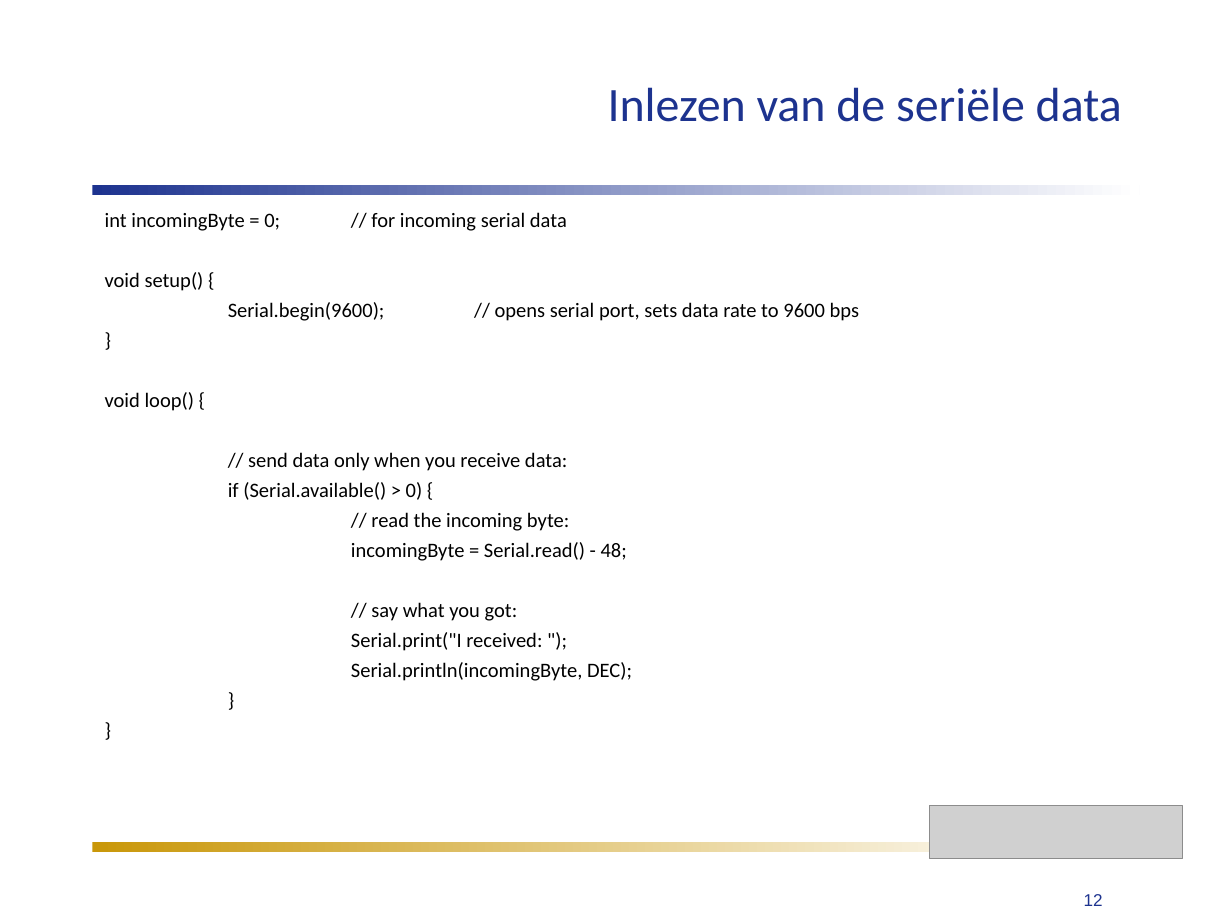
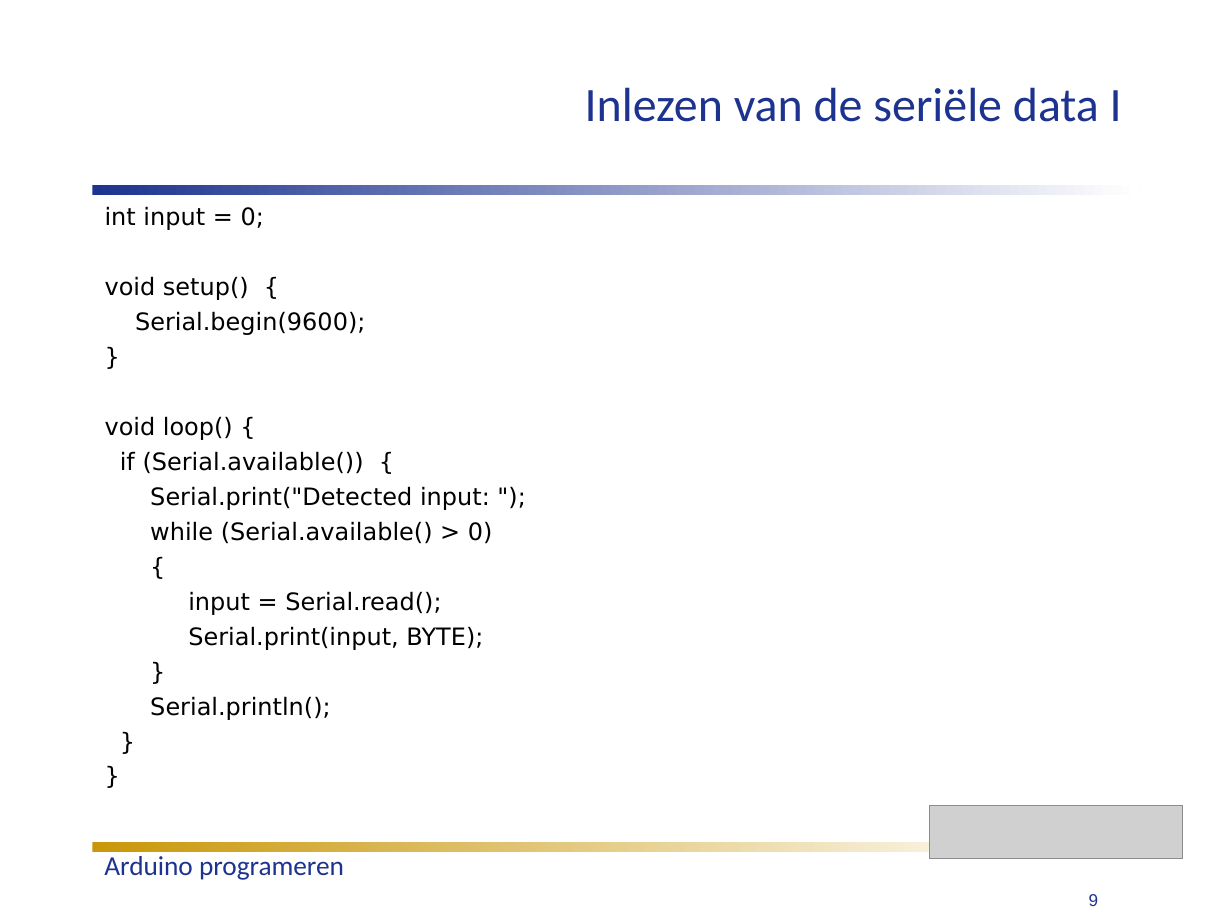
Before and after one commit to humiq/Greendevelopment, a slide deck: slide 9 of trunk/documents/Colleges/ISIROB College 4.ppt (slide 12 before the commit). Drawn at 1232x924 pixels with LibreOffice and Linux fonts; fonts in the diff are those of the drawing; grey boxes stand for pictures. Boxes give left, top, right and bottom in pixels: in the first picture for what was removed or moved away, otherwise in the second. Text is boxed around its words. In the diff, an @@ line names an element or a change of style, - is before the commit and + after.

```diff
--- a/trunk/documents/Colleges/ISIROB College 4.ppt
+++ b/trunk/documents/Colleges/ISIROB College 4.ppt
@@ title at (585, 87, 1122, 122): text changed @@
-Inlezen van de seriële data
+Inlezen van de seriële data I
@@ text at (105, 206, 264, 230): text changed; size 12 to 14 pt; font Calibri to DejaVu Sans @@
-int incomingByte = 0; // for incoming serial data
+int input = 0;
@@ text at (105, 276, 249, 440): size 12 to 14 pt, font Calibri to DejaVu Sans in "void setup() {", "}", "void loop() {", "}" and 1 more places; line spacing 1 to 0.8; more space between paragraphs @@
@@ text at (135, 311, 365, 335): text changed; size 12 to 14 pt; font Calibri to DejaVu Sans @@
-Serial.begin(9600); // opens serial port, sets data rate to 9600 bps
+Serial.begin(9600);
@@ text at (120, 451, 493, 720): text changed; size 12 to 14 pt; font Calibri to DejaVu Sans @@
-// send data only when you receive data:
-if (Serial.available() > 0) {
-// read the incoming byte:
-incomingByte = Serial.read() - 48;
-// say what you got:
-Serial.print("I received: ");
-Serial.println(incomingByte, DEC);
+if (Serial.available()) {
+Serial.print("Detected input: ");
+while (Serial.available() > 0)
+{
+input = Serial.read();
+Serial.print(input, BYTE);
+}
+Serial.println();
@@ text added at (104, 856, 344, 880), 16 pt, text #1D338F @@
+Arduino programeren
@@ page number at (1089, 894, 1099, 906): text changed @@
-12
+9
```
Also in this commit, not shown: 16 other slides changed, 1 slide added, 3 slides removed, 1 other file.
